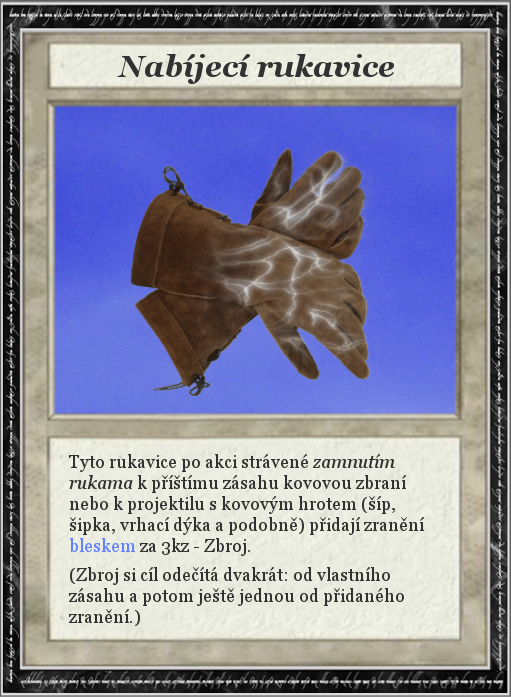
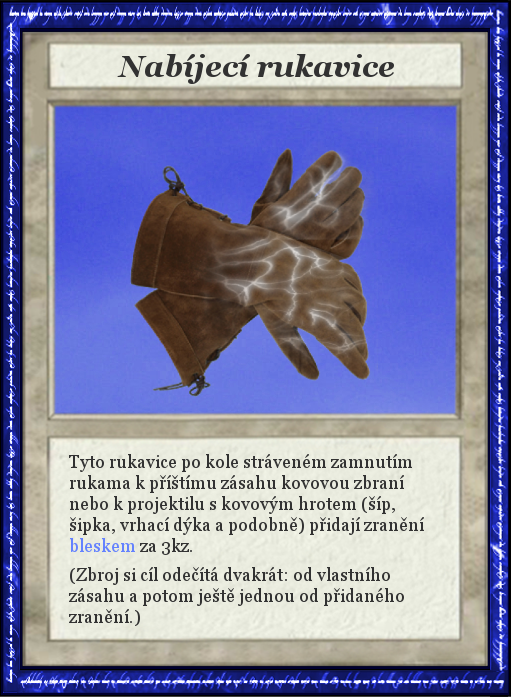
Two versions of the same layered image (511x697). Layer-by-layer changes:
renamed "RuneFrame" to "Dropped Buffer", painted on it over bbox(0, 0, 511, 697)
renamed "Tyto rukavice po akci strávené..." to "Tyto rukavice po kole strávené...", painted on it over bbox(69, 454, 412, 556)
